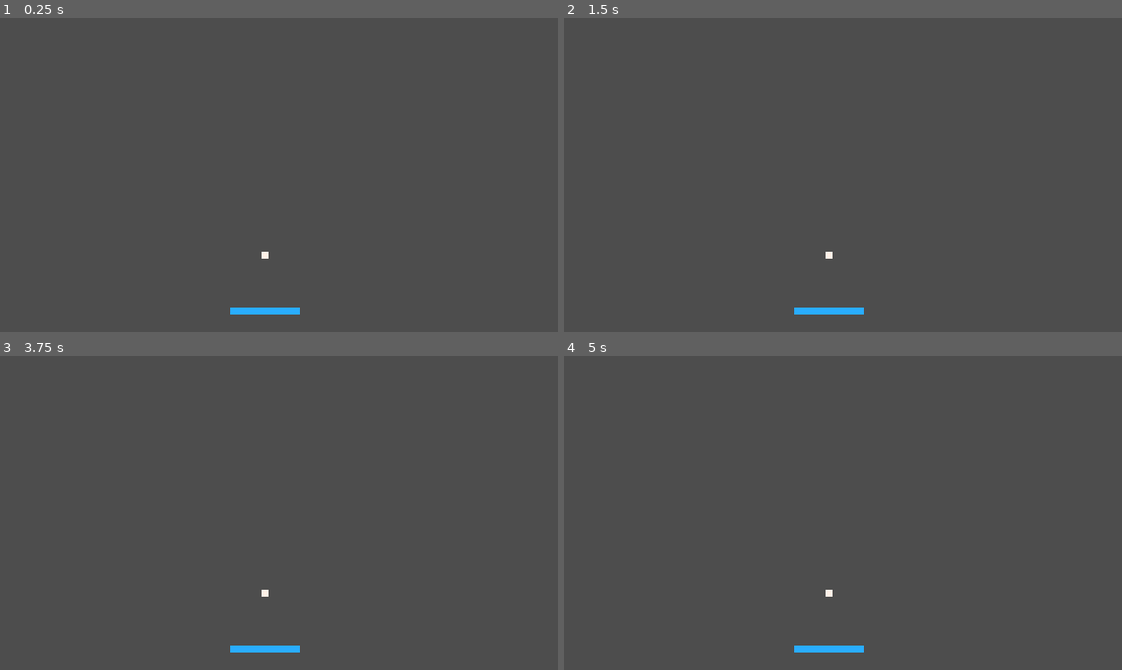
Above: before the commit, frames 1-4 (two rows, left to right).
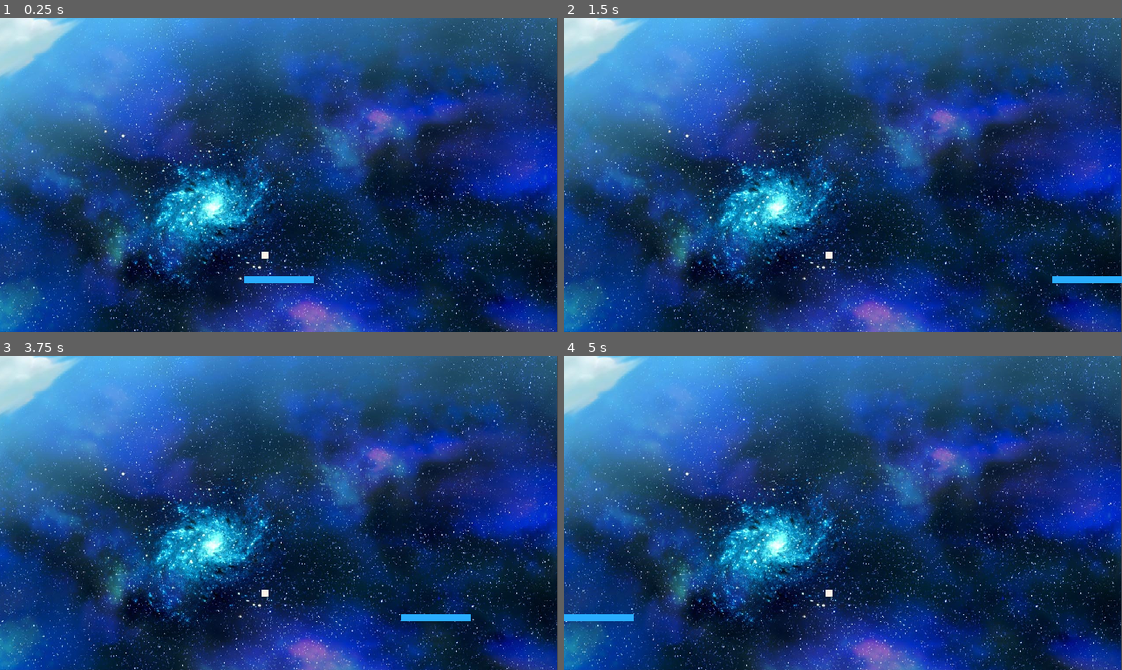
Above: after the commit, the same moments.

Repository: ProjectPybro/Extreme-Breakout
Game: Godot game, scene res://scenes/world.tscn
Same seed, same stepped clock (60 frames per second), same inputs: the game is played once before the commit and once after it.
Inputs:
- Up to frame 1 (0.25 s): no input
- Up to frame 2 (1.5 s): tap Enter at 0.5 s; hold Right (right, bound only after the commit) 0.53-1.28 s; hold Down (down, bound only after the commit) from 1.28 s (still down)
- Up to frame 3 (3.75 s): tap Space at 2, 3.5 s; release Down (down, bound only after the commit) at 2.03 s; hold Right (right, bound only after the commit) 2.03-2.78 s; tap Enter at 2.75 s; hold Up (up, bound only after the commit) 2.78-3.53 s; hold Left (left, bound only after the commit) from 3.53 s (still down)
- Up to frame 4 (5 s): keep holding Left (left, bound only after the commit)

The runs differ from the first frame. In frame 1, 100% of the frame differs, in the area x 0-100%, y 0-100%; in frame 2, 100%; in frame 3, 100%; in frame 4, 100%.

Commit message:
Added Collisions with the walls

Diff:
--- a/project.godot
+++ b/project.godot
@@ -20,6 +20,33 @@
 window/size/viewport_width=640
 window/size/viewport_height=360
 
+[input]
+
+up={
+"deadzone": 0.5,
+"events": [Object(InputEventKey,"resource_local_to_scene":false,"resource_name":"","device":0,"window_id":0,"alt_pressed":false,"shift_pressed":false,"ctrl_pressed":false,"meta_pressed":false,"pressed":false,"keycode":0,"physical_keycode":4194320,"key_label":0,"unicode":0,"echo":false,"script":null)
+, Object(InputEventKey,"resource_local_to_scene":false,"resource_name":"","device":-1,"window_id":0,"alt_pressed":false,"shift_pressed":false,"ctrl_pressed":false,"meta_pressed":false,"pressed":false,"keycode":0,"physical_keycode":87,"key_label":0,"unicode":119,"echo":false,"script":null)
+]
+}
+down={
+"deadzone": 0.5,
+"events": [Object(InputEventKey,"resource_local_to_scene":false,"resource_name":"","device":0,"window_id":0,"alt_pressed":false,"shift_pressed":false,"ctrl_pressed":false,"meta_pressed":false,"pressed":false,"keycode":0,"physical_keycode":4194322,"key_label":0,"unicode":0,"echo":false,"script":null)
+, Object(InputEventKey,"resource_local_to_scene":false,"resource_name":"","device":0,"window_id":0,"alt_pressed":false,"shift_pressed":false,"ctrl_pressed":false,"meta_pressed":false,"pressed":false,"keycode":0,"physical_keycode":83,"key_label":0,"unicode":0,"echo":false,"script":null)
+]
+}
+left={
+"deadzone": 0.5,
+"events": [Object(InputEventKey,"resource_local_to_scene":false,"resource_name":"","device":-1,"window_id":0,"alt_pressed":false,"shift_pressed":false,"ctrl_pressed":false,"meta_pressed":false,"pressed":false,"keycode":0,"physical_keycode":4194319,"key_label":0,"unicode":0,"echo":false,"script":null)
+, Object(InputEventKey,"resource_local_to_scene":false,"resource_name":"","device":-1,"window_id":0,"alt_pressed":false,"shift_pressed":false,"ctrl_pressed":false,"meta_pressed":false,"pressed":false,"keycode":0,"physical_keycode":65,"key_label":0,"unicode":97,"echo":false,"script":null)
+]
+}
+right={
+"deadzone": 0.5,
+"events": [Object(InputEventKey,"resource_local_to_scene":false,"resource_name":"","device":-1,"window_id":0,"alt_pressed":false,"shift_pressed":false,"ctrl_pressed":false,"meta_pressed":false,"pressed":false,"keycode":0,"physical_keycode":4194321,"key_label":0,"unicode":0,"echo":false,"script":null)
+, Object(InputEventKey,"resource_local_to_scene":false,"resource_name":"","device":-1,"window_id":0,"alt_pressed":false,"shift_pressed":false,"ctrl_pressed":false,"meta_pressed":false,"pressed":false,"keycode":0,"physical_keycode":68,"key_label":0,"unicode":100,"echo":false,"script":null)
+]
+}
+
 [rendering]
 
 textures/canvas_textures/default_texture_filter=0
--- /dev/null
+++ b/scenes/player.gd
@@ -0,0 +1,26 @@
+extends CharacterBody2D
+
+@export var speed = 500
+# Export allows me to change the speed during the editor
+
+# Called when the node enters the scene tree for the first time.
+func _ready():
+	position = Vector2(320, 300)
+	print("Starting Paddle Position: ", position)
+
+
+# Called every frame. 'delta' is the elapsed time since the previous frame.
+func _process(delta):
+
+	if Input.is_action_pressed("left"):
+		position += Vector2(-1, 0) * speed * delta
+
+	if Input.is_action_pressed("right"):
+		position += Vector2(1, 0) * speed * delta
+
+	move_and_slide() # This deals with wall collision
+
+
+	#var direction = Input.get_vector("left", "right", "up", "down")
+	#position += direction * speed * delta
+	# This would be great if I wanted to go every direction
--- a/scenes/player.tscn
+++ b/scenes/player.tscn
@@ -1,13 +1,19 @@
-[gd_scene load_steps=2 format=3 uid="uid://dvl13h7gnrykh"]
+[gd_scene load_steps=4 format=3 uid="uid://dvl13h7gnrykh"]
 
+[ext_resource type="Script" path="res://scenes/player.gd" id="1_lvswd"]
 [ext_resource type="Texture2D" uid="uid://dsqtnm7xcfqfu" path="res://textures/paddle.png" id="1_ybnwb"]
 
-[node name="Player" type="Node2D"]
+[sub_resource type="RectangleShape2D" id="RectangleShape2D_0sk58"]
+size = Vector2(80, 8)
 
-[node name="Paddle" type="CharacterBody2D" parent="."]
-position = Vector2(304, 336)
+[node name="Player" type="CharacterBody2D"]
+position = Vector2(320, 300)
+script = ExtResource("1_lvswd")
 
-[node name="Sprite2D" type="Sprite2D" parent="Paddle"]
+[node name="PaddleSprite" type="Sprite2D" parent="."]
 scale = Vector2(2, 2)
 texture = ExtResource("1_ybnwb")
 metadata/_edit_lock_ = true
+
+[node name="PaddleCollision" type="CollisionShape2D" parent="."]
+shape = SubResource("RectangleShape2D_0sk58")
--- a/scenes/world.tscn
+++ b/scenes/world.tscn
@@ -1,8 +1,9 @@
-[gd_scene load_steps=9 format=3 uid="uid://ccum6x0n1y1f4"]
+[gd_scene load_steps=10 format=3 uid="uid://ccum6x0n1y1f4"]
 
 [ext_resource type="Script" path="res://world.gd" id="1_w0q3n"]
 [ext_resource type="PackedScene" uid="uid://dvl13h7gnrykh" path="res://scenes/player.tscn" id="2_tc2ca"]
 [ext_resource type="Texture2D" uid="uid://0mlx5f105wjd" path="res://textures/ball.png" id="3_lpcvn"]
+[ext_resource type="Texture2D" uid="uid://dibbffv0us46m" path="res://textures/super_mario_galaxy_cover_art_background.jpg" id="4_mjr8b"]
 
 [sub_resource type="PhysicsMaterial" id="PhysicsMaterial_lb4wf"]
 bounce = 1.0
@@ -21,6 +22,11 @@
 
 [node name="World" type="Node2D"]
 script = ExtResource("1_w0q3n")
+
+[node name="Background" type="Sprite2D" parent="."]
+position = Vector2(270, 80)
+scale = Vector2(0.5, 0.5)
+texture = ExtResource("4_mjr8b")
 
 [node name="Player" parent="." instance=ExtResource("2_tc2ca")]
 
Binary file added: textures/super_mario_galaxy_cover_art_background.jpg
Not shown, added: textures/super_mario_galaxy_cover_art_background.jpg.import
